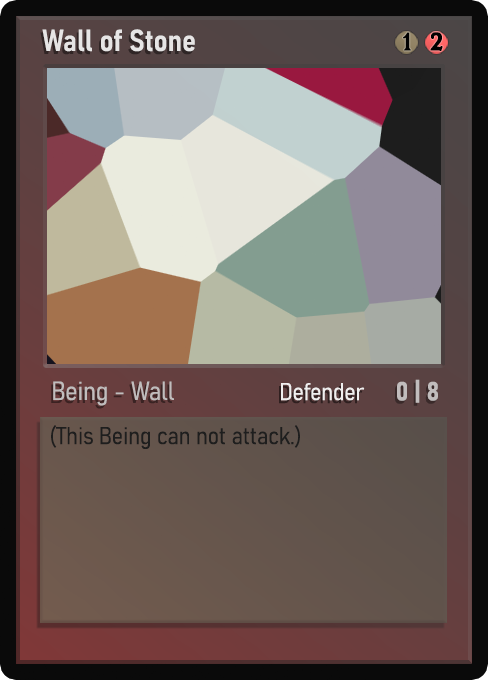
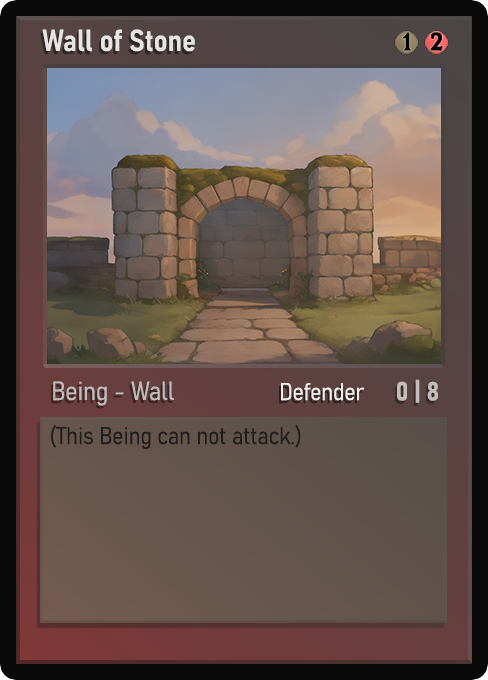
Layered file, before and after one edit (w=488, h=680). Changes by layer:
painted on "Name" over [left=64, top=29, right=195, bottom=52]
painted on "AtkDef" over [left=399, top=381, right=438, bottom=401]
painted on "Class" over [left=53, top=381, right=160, bottom=405]
painted on "Ability" over [left=289, top=383, right=354, bottom=401]
painted on "Desc_norm" over [left=51, top=425, right=301, bottom=449]
painted on "Artwork" over [left=47, top=68, right=441, bottom=364]
